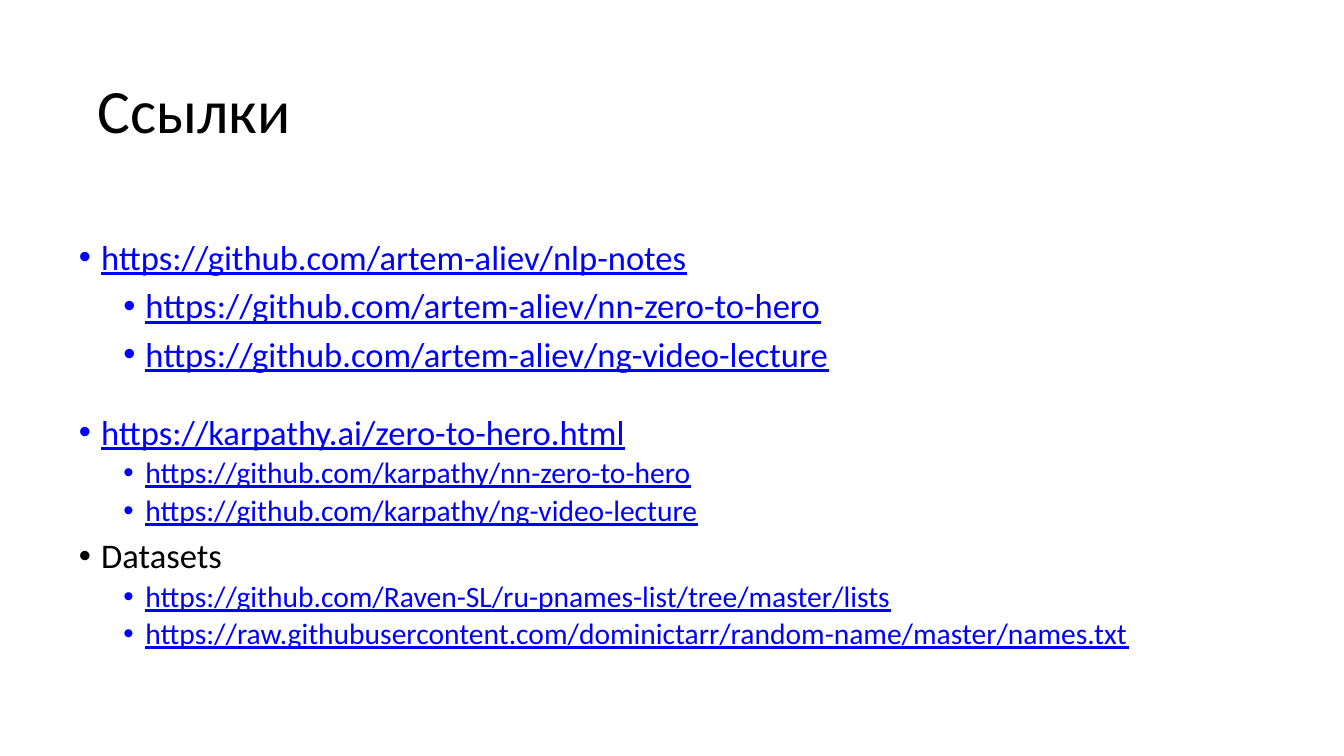
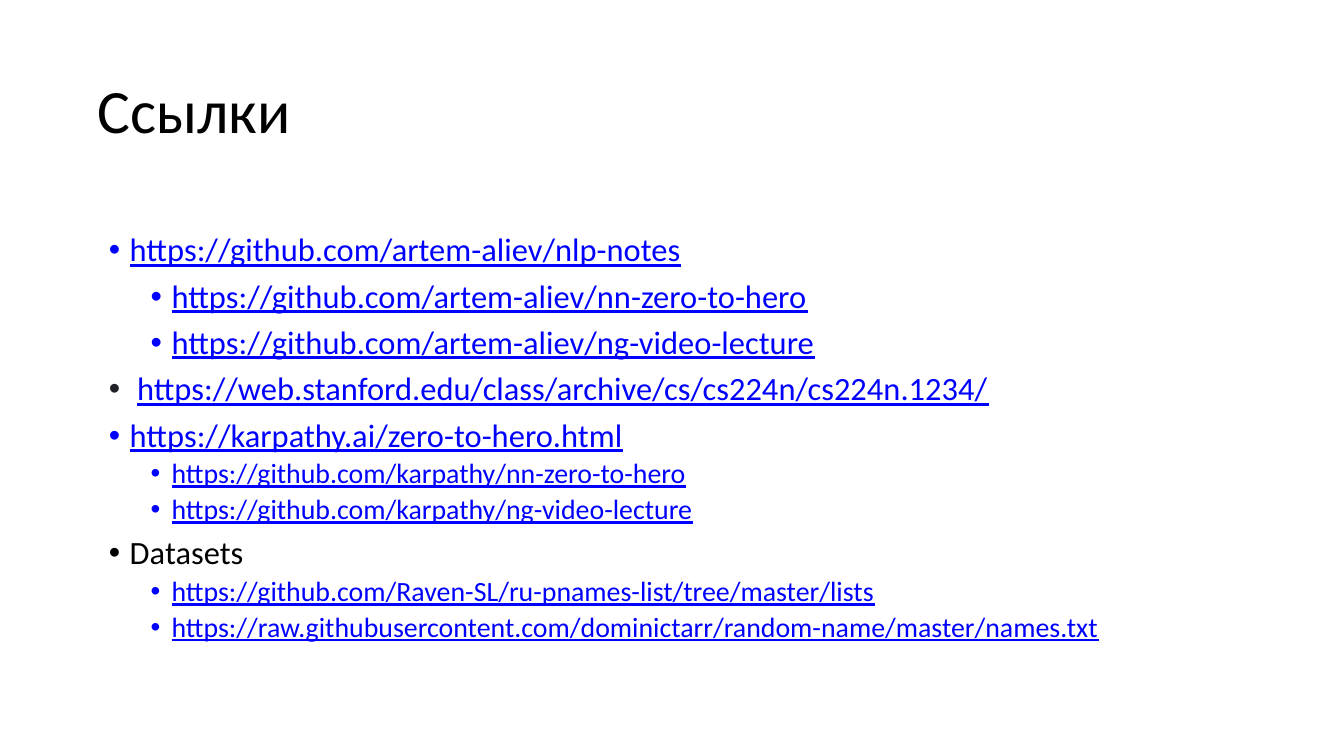
Before and after one commit to pltnv-a-a/nlp-notes, a slide deck: slide 2 of ChatGPT_from_zero.pptx. Drawn at 1344x756 pixels with LibreOffice and Linux fonts; fonts in the diff are those of the drawing. Boxes give left, top, right and bottom in pixels: in the first picture for what was removed or moved away, otherwise in the second. Text is boxed around its words. In the diff, an @@ line names an element or a change of style, - is before the commit and + after.

```diff
--- a/ChatGPT_from_zero.pptx
+++ b/ChatGPT_from_zero.pptx
@@ text "https://github.com/artem-aliev/nlp-notes": place and size @@
-text "https://github.com/artem-aliev/nlp-notes" at [101,246,1126,649]
+text "https://github.com/artem-aliev/nlp-notes" at [130,238,1098,642]
@@ text at [130,238,1098,642]: size 24.6 to 23.2 pt in "https://github.com/artem-aliev/nlp-notes", "https://github.com/artem-aliev/nn-zero-to-hero", "https://github.com/artem-aliev/ng-video-lecture", "https://karpathy.ai/zero-to-hero.html" and 1 more places; size 21.1 to 19.9 pt in "https://github.com/karpathy/nn-zero-to-hero", "https://github.com/karpathy/ng-video-lecture", "https://github.com/Raven-SL/ru-pnames-list/tree/master/lists", "https://raw.githubusercontent.com/dominictarr/random-name/ma ..."; indent changed @@
@@ text at [137,377,987,406]: paragraph added @@
+• https://web.stanford.edu/class/archive/cs/cs224n/cs224n.1234/
```
Also in this commit, not shown: 1 other slide changed, 1 other file.
